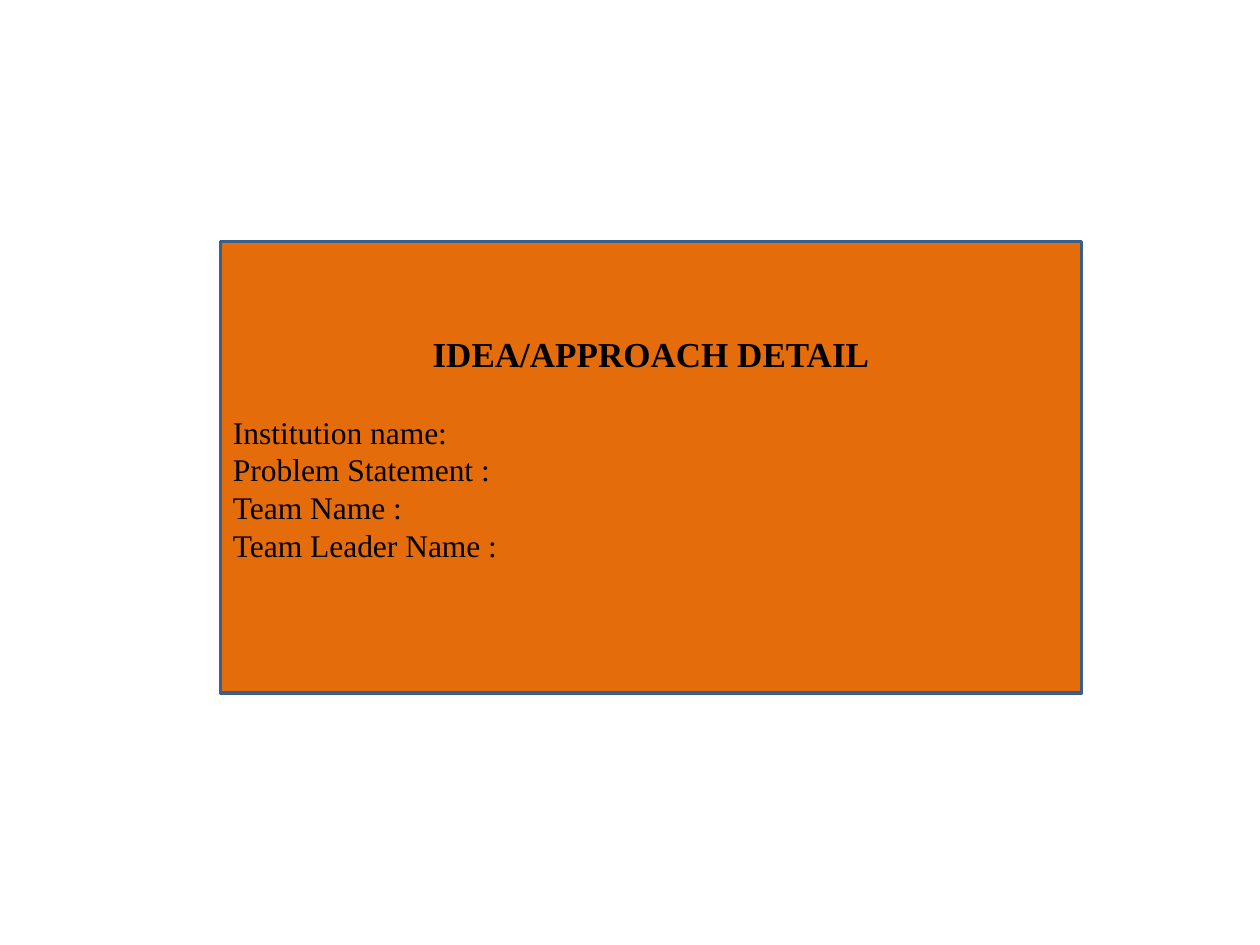
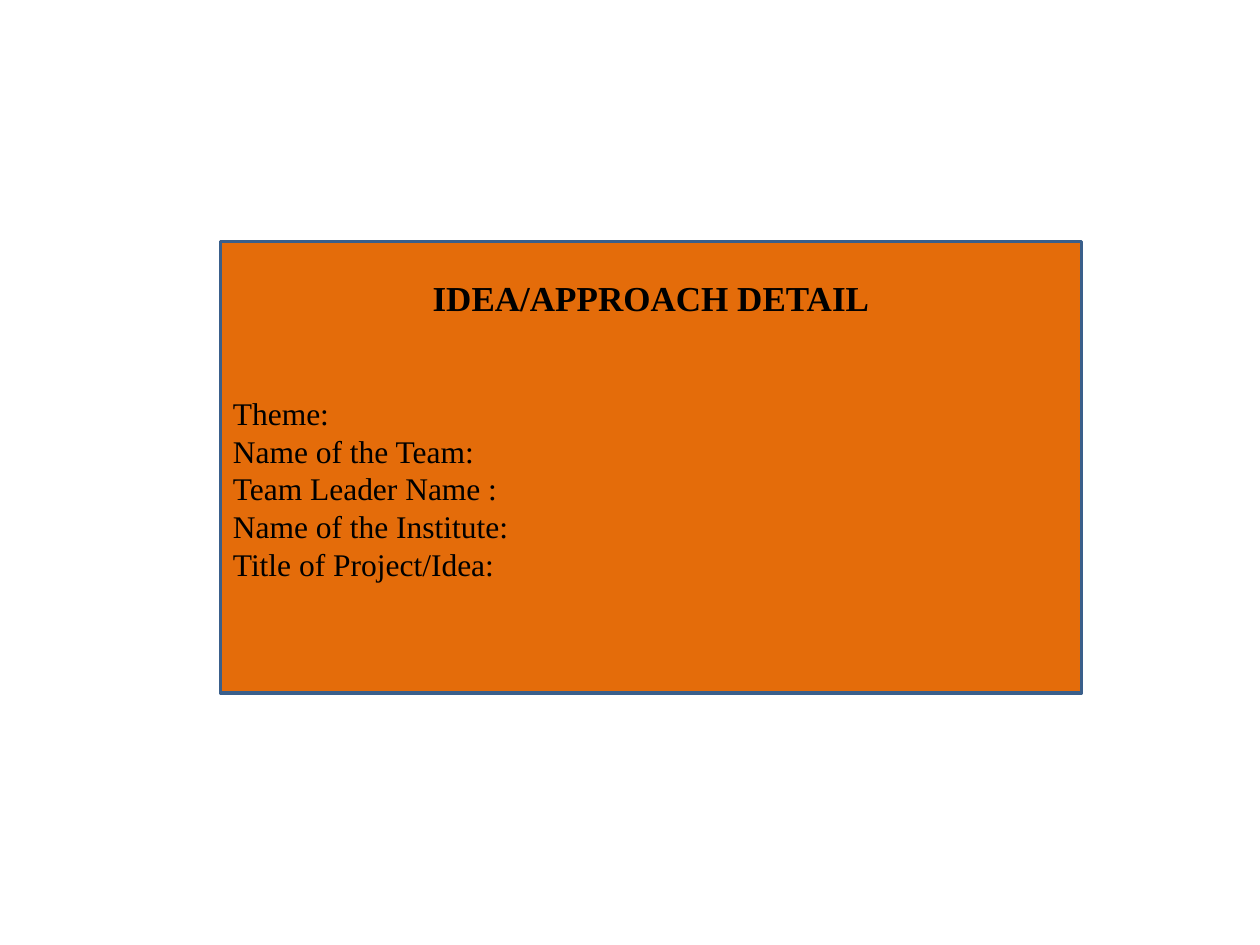
Before and after one commit to omkar-22/Swayamsidhdh-Hackathon, a slide deck: slide 1 of rulebook_files/Swayamsiddha HackathonTemplate.pptx. Drawn at 1260x945 pixels with LibreOffice and Linux fonts; fonts in the diff are those of the drawing. Boxes give left, top, right and bottom in pixels: in the first picture for what was removed or moved away, otherwise in the second. Text is boxed around its words. In the diff, an @@ line names an element or a change of style, - is before the commit and + after.

```diff
--- a/rulebook_files/Swayamsiddha HackathonTemplate.pptx
+++ b/rulebook_files/Swayamsiddha HackathonTemplate.pptx
@@ text in rectangle at <box>233,403,508,582</box>: text changed @@
-Institution name:
-Problem Statement :
-Team Name :
-Team Leader Name :
+Theme:
+Name of the Team:
+Team Leader Name :
+Name of the Institute:
+Title of Project/Idea:
```
Also in this commit, not shown: 3 slides added, 2 slides removed, 6 other files.
